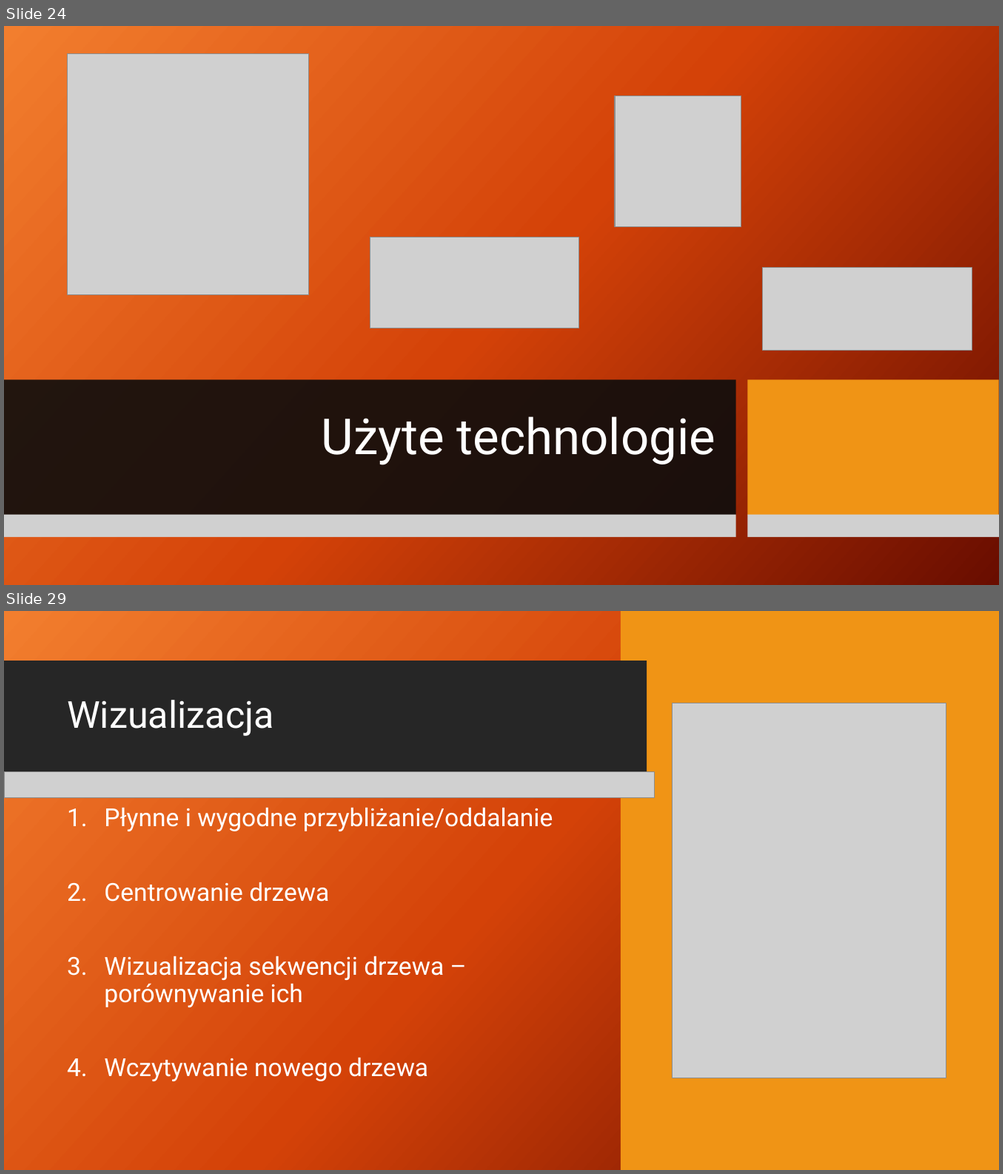
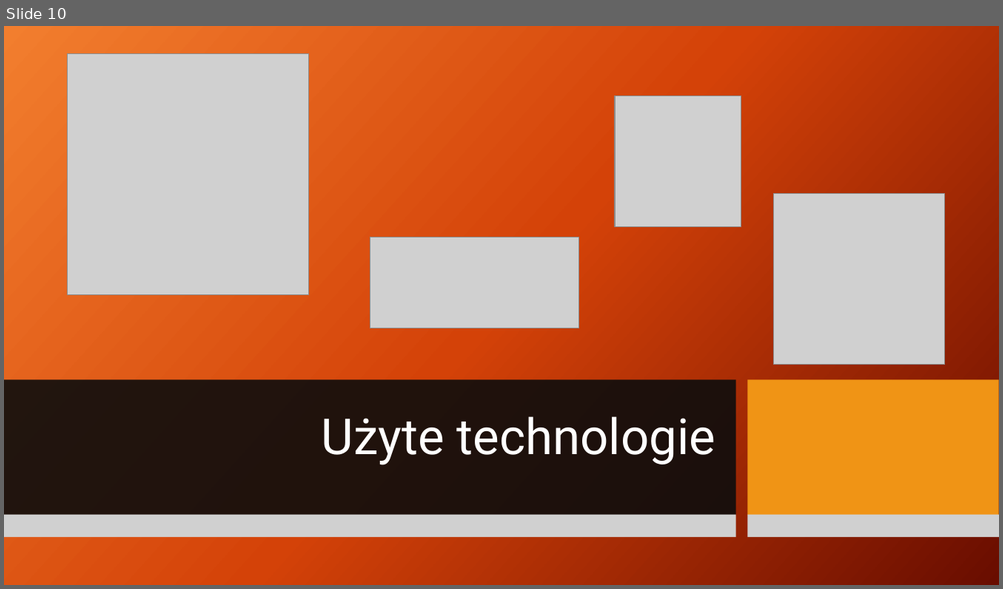
Before and after one commit to patrykf-dev/uct-visualisation-thesis, a slide deck: doc/prezentacja-02/UCT_finish_presentation.pptx. Shown one above the other, each under a label of ours: slides 24 and 29 before the commit, slide 10 after it; the slides between them are not shown. The pictures are 1003x1174 and 1003x589 pixels, drawn with LibreOffice and Linux fonts; fonts in the diff are those of the drawing; grey boxes stand for pictures; background and template pictures are left out. Boxes give left, top, right and bottom in pixels: in the first picture for what was removed or moved away, otherwise in the second. Text is boxed around its words. In the diff, an @@ line names an element or a change of style, - is before the commit and + after.

```diff
--- a/doc/prezentacja-02/UCT_finish_presentation.pptx
+++ b/doc/prezentacja-02/UCT_finish_presentation.pptx
@@ slide 29 removed at (4, 611, 999, 1170), background picture (left out); not listed: 2 template elements that a slide beside it also shows @@
@@ rectangle removed at (4, 611, 999, 1170) @@
@@ rectangle removed at (620, 611, 999, 1170) @@
@@ rectangle removed at (4, 661, 646, 773) @@
@@ title removed at (67, 700, 274, 736) @@
-Wizualizacja
@@ picture removed at (671, 703, 945, 1078) @@
@@ picture removed at (4, 772, 654, 797) @@
@@ text removed at (104, 807, 553, 1082) @@
-1. Płynne i wygodne przybliżanie/oddalanie
-2. Centrowanie drzewa
-3. Wizualizacja sekwencji drzewa – porównywanie ich
-4. Wczytywanie nowego drzewa
@@ what was slide 24 is now slide 10 @@
@@ slide 10 changed as well @@
@@ picture added at (774, 194, 944, 365) @@
@@ picture removed at (762, 268, 972, 351) @@
```
Also in this commit, not shown: 12 slides added, 49 other slides removed, 1 other file.
